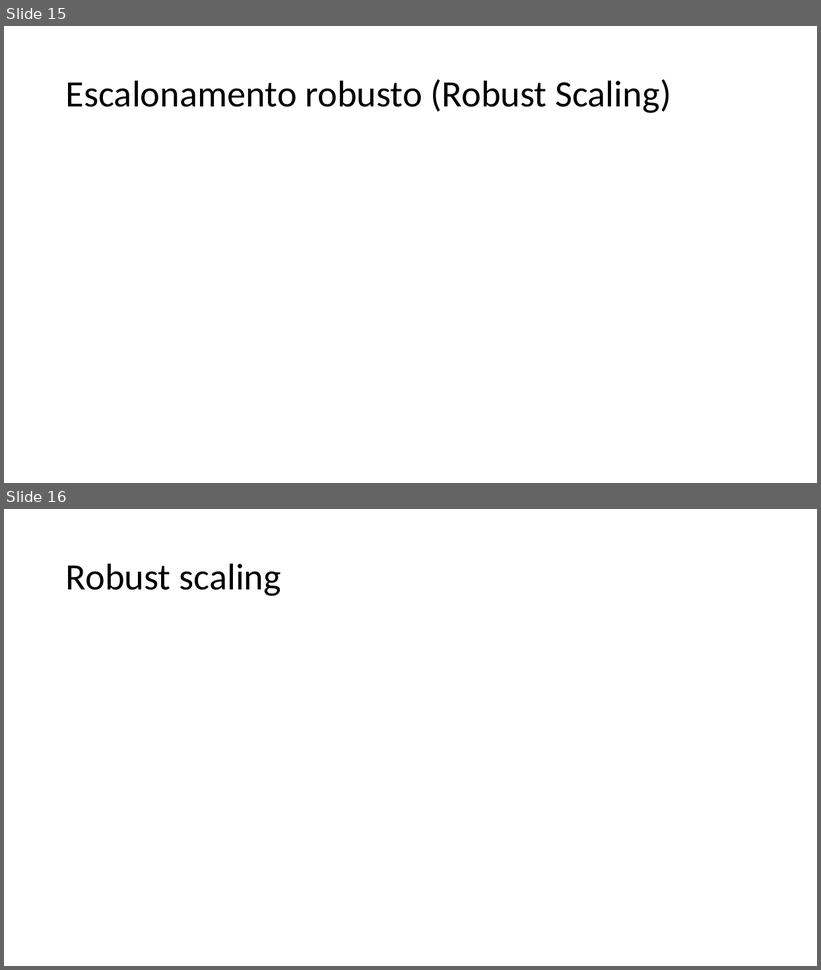
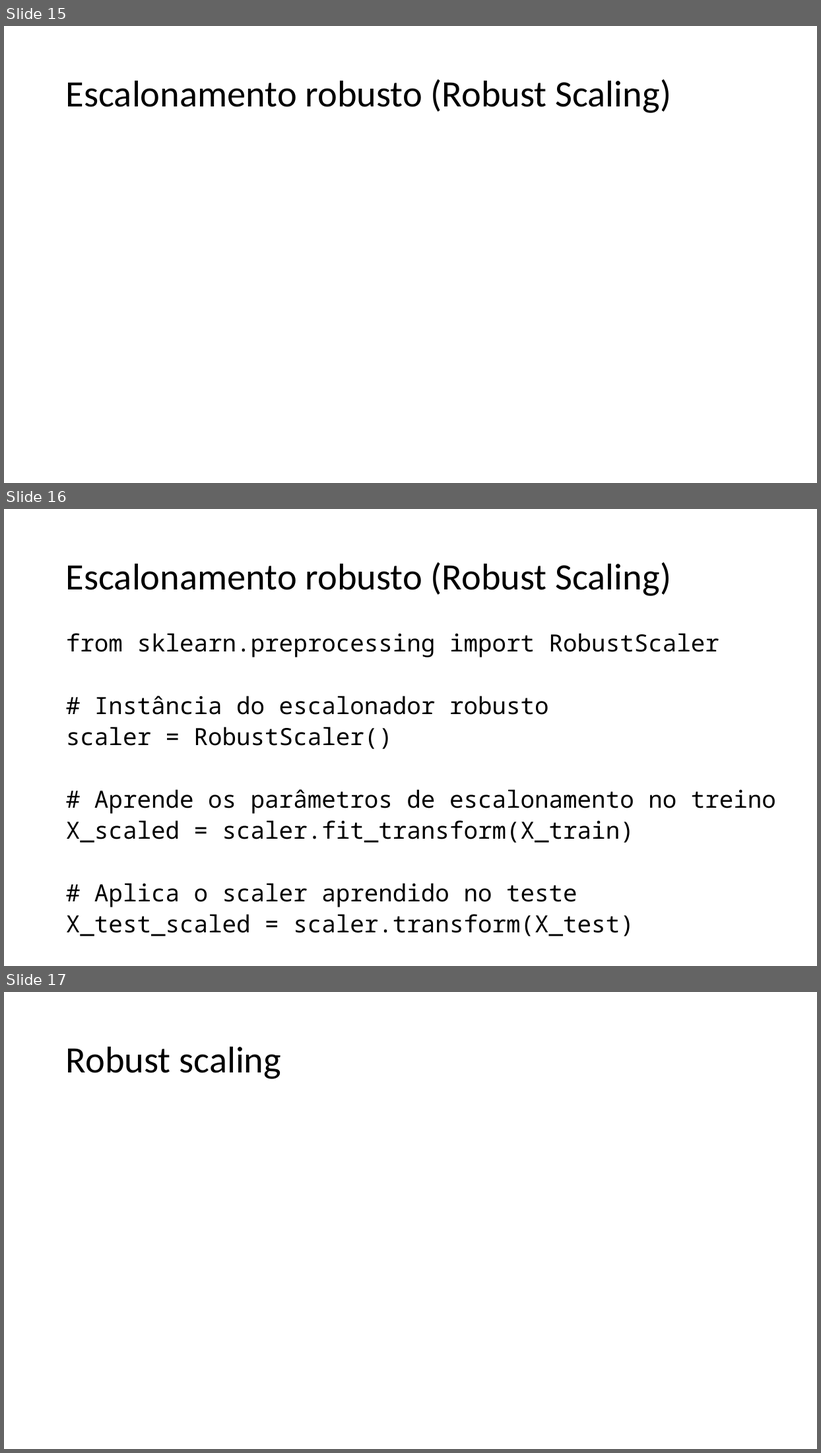
Before and after one commit to zz4fap/c24_inteligencia_artificial, a slide deck: slides/C24_Transformações.pptx. Shown one above the other, each under a label of ours: slides 15 and 16 before the commit, slides 15, 16 and 17 after it. The pictures are 821x970 and 821x1453 pixels, drawn with LibreOffice and Linux fonts; fonts in the diff are those of the drawing; grey boxes stand for pictures. Boxes give left, top, right and bottom in pixels: in the first picture for what was removed or moved away, otherwise in the second. Text is boxed around its words. In the diff, an @@ line names an element or a change of style, - is before the commit and + after.

Commit message:
update of slides

```diff
--- a/slides/C24_Transformações.pptx
+++ b/slides/C24_Transformações.pptx
@@ slide 16 added at [4, 509, 817, 966], background #FFFFFF @@
@@ title added at [66, 562, 672, 596], 44 pt, text #000000 @@
+Escalonamento robusto (Robust Scaling)
@@ text added at [66, 633, 776, 937], 28 pt, text #000000 @@
+from sklearn.preprocessing import RobustScaler
+# Instância do escalonador robusto
+scaler = RobustScaler()
+# Aprende os parâmetros de escalonamento no treino
+X_scaled = scaler.fit_transform(X_train)
+# Aplica o scaler aprendido no teste
+X_test_scaled = scaler.transform(X_test)
@@ what was slide 16 is now slide 17 @@
```
